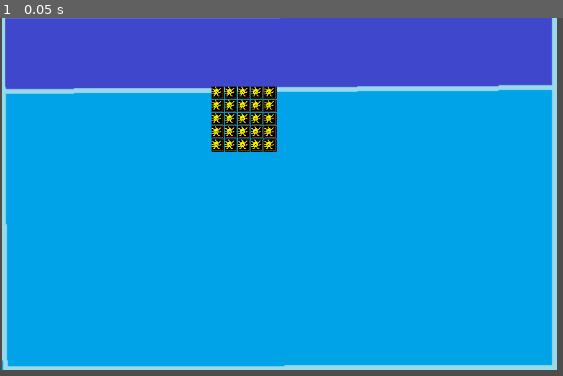
Above: before the commit, frame 1.
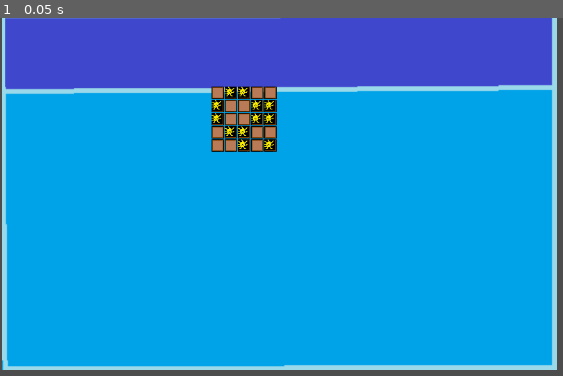
Above: after the commit, the same moment.

Repository: Taiblockzero/Re-Cycle
Game: Godot game, scene res://Scenes/inventory.tscn
Same seed, same stepped clock (60 frames per second), same inputs: the game is played once before the commit and once after it.
Inputs:
- Up to frame 1 (0.05 s): no input

The runs differ from the first frame. In frame 1, 0.8% of the frame differs, in the area x 37-50%, y 18-38%.

Commit message:
inventory you can move individual items

Diff:
--- a/Scenes/inventory.tscn
+++ b/Scenes/inventory.tscn
@@ -1,6 +1,7 @@
-[gd_scene load_steps=5 format=3 uid="uid://s8uftho0n6iu"]
+[gd_scene load_steps=6 format=3 uid="uid://s8uftho0n6iu"]
 
 [ext_resource type="Texture2D" uid="uid://bp67sk025t6yp" path="res://Assets/inventorybgTemp.png" id="1_2kgti"]
+[ext_resource type="Script" path="res://Script/inventory.gd" id="1_k0gbm"]
 [ext_resource type="Texture2D" uid="uid://c4xth72ooxau3" path="res://Assets/inventorySlutTemp.png" id="2_2bqi8"]
 [ext_resource type="Script" path="res://Script/Slot.gd" id="3_1hqtk"]
 
@@ -8,6 +9,7 @@
 texture = ExtResource("2_2bqi8")
 
 [node name="Inventory" type="Node2D"]
+script = ExtResource("1_k0gbm")
 
 [node name="backgroundImg" type="TextureRect" parent="."]
 offset_left = 3.0
--- a/Scenes/item.tscn
+++ b/Scenes/item.tscn
@@ -4,9 +4,11 @@
 [ext_resource type="Texture2D" uid="uid://dhpbgr7uf7i03" path="res://smoll.png" id="2_lefyr"]
 
 [node name="Item" type="Node2D"]
+z_index = 1
 script = ExtResource("1_g6ugr")
 
 [node name="TextureRect" type="TextureRect" parent="."]
 offset_right = 16.0
 offset_bottom = 16.0
+mouse_filter = 2
 texture = ExtResource("2_lefyr")
--- a/Script/Slot.gd
+++ b/Script/Slot.gd
@@ -1,11 +1,33 @@
 extends Panel
 
+var emptyTex = preload("res://Assets/inventorySlutTemp.png")
+
 var ItemClass = preload("res://Scenes/item.tscn")
+
+var emptyBox: StyleBoxTexture = null
+
 var item = null
-
 # Called when the node enters the scene tree for the first time.
 func _ready():
 
-	#if randi() % 2 ==0:
+	emptyBox= StyleBoxTexture.new()
+	emptyBox.texture= emptyTex
+
+	if randi() % 2 ==0:
 		item =ItemClass.instantiate()
 		add_child(item)
+
+		#when full add reshreshing to check if box is empty or default
+
+func pickFromSlot():
+	remove_child(item)
+	var inventoryNode = find_parent("Inventory")
+	inventoryNode.add_child(item)
+	item = null
+	#refresh to check if empty or default dont forget to define default vs empty
+func putIntoSlot(newItem):
+	item = newItem
+	item.position = Vector2(0, 0)
+	var inventoryNode = find_parent("Inventory")
+	inventoryNode.remove_child(item)
+	add_child(item)
--- /dev/null
+++ b/Script/inventory.gd
@@ -0,0 +1,32 @@
+extends Node2D
+
+const SlotClass = preload("res://Script/Slot.gd")
+@onready var inventorySlots =$gridcontainer
+var holdingItem = null
+
+# Called when the node enters the scene tree for the first time.
+func _ready():
+	for invSlot in inventorySlots.get_children():
+		invSlot.gui_input.connect(slot_gui_input.bind(invSlot))
+
+func slot_gui_input(event: InputEvent, slot: SlotClass):
+	if event is InputEventMouseButton:
+		if event.button_index == MOUSE_BUTTON_LEFT && event.pressed:
+			if holdingItem != null:
+				if !slot.item:
+					slot.putIntoSlot(holdingItem)
+					holdingItem = null
+				else:
+					var tempItem = slot.item
+					slot.pickFromSlot()
+					tempItem.global_position = event.global_position
+					slot.putIntoSlot(holdingItem)
+					holdingItem = tempItem
+			elif slot.item:
+				holdingItem = slot.item
+				slot.pickFromSlot()
+				holdingItem.global_position = get_global_mouse_position()
+
+func _input(event):
+	if holdingItem:
+		holdingItem.global_position = get_global_mouse_position()
--- a/Script/item.gd
+++ b/Script/item.gd
@@ -1,5 +1,4 @@
 extends Node2D
-
 
 # Called when the node enters the scene tree for the first time.
 func _ready():
